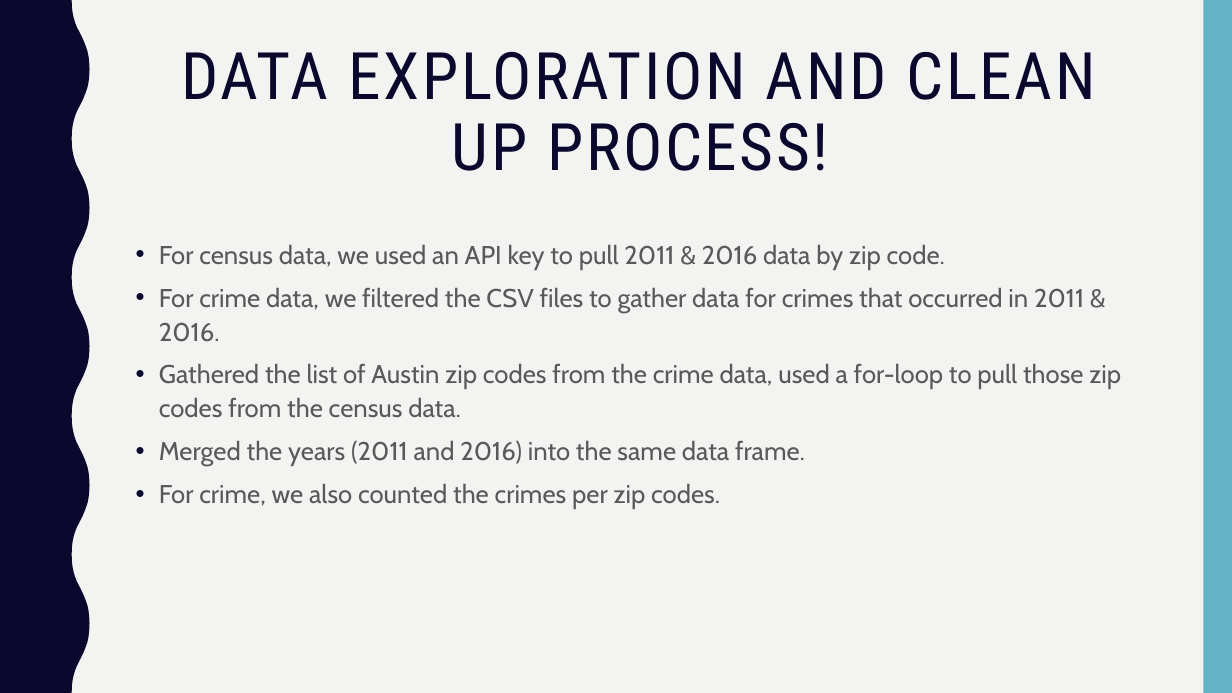
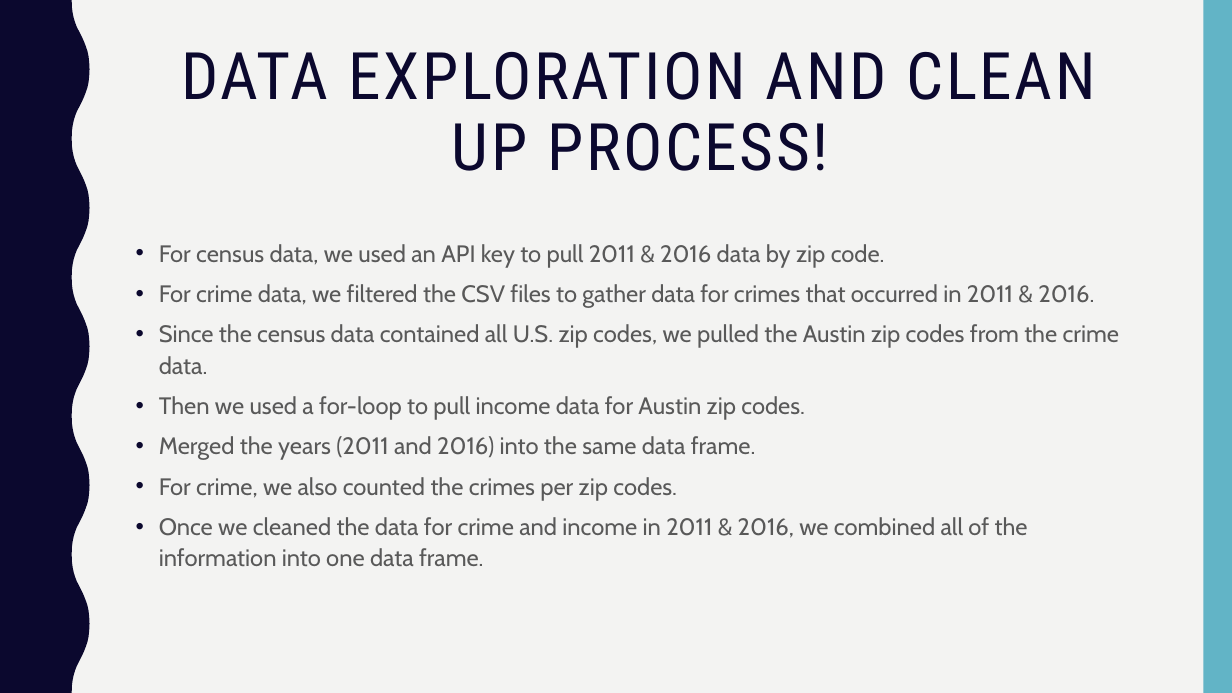
Before and after one commit to Kerrykova/Project1, a slide deck: slide 4 of Presentation/Presentation Final.pptx. Drawn at 1232x693 pixels with LibreOffice and Linux fonts; fonts in the diff are those of the drawing. Boxes give left, top, right and bottom in pixels: in the first picture for what was removed or moved away, otherwise in the second. Text is boxed around its words. In the diff, an @@ line names an element or a change of style, - is before the commit and + after.

Commit message:
Presentation Final

```diff
--- a/Presentation/Presentation Final.pptx
+++ b/Presentation/Presentation Final.pptx
@@ text at [159,244,1094,501]: size 20 to 18.5 pt in "For census data, we used an API ...", "For crime data, we filtered the CSV ...", "Merged the years (2011 and 2016) into ...", "For crime, we also counted the crimes ..." @@
@@ text at [159,324,1119,420]: text changed; size 20 to 18.5 pt @@
-• Gathered the list of Austin zip codes from the crime data, used a for-loop to pull those zip codes from the census data.
+• Since the census data contained all U.S. zip codes, we pulled the Austin zip codes from the crime data.
+• Then we used a for-loop to pull income data for Austin zip codes.
@@ text at [159,517,1028,566]: paragraph added @@
+• Once we cleaned the data for crime and income in 2011 & 2016, we combined all of the information into one data frame.
```
Also in this commit, not shown: 8 other slides changed, 3 slides added.
